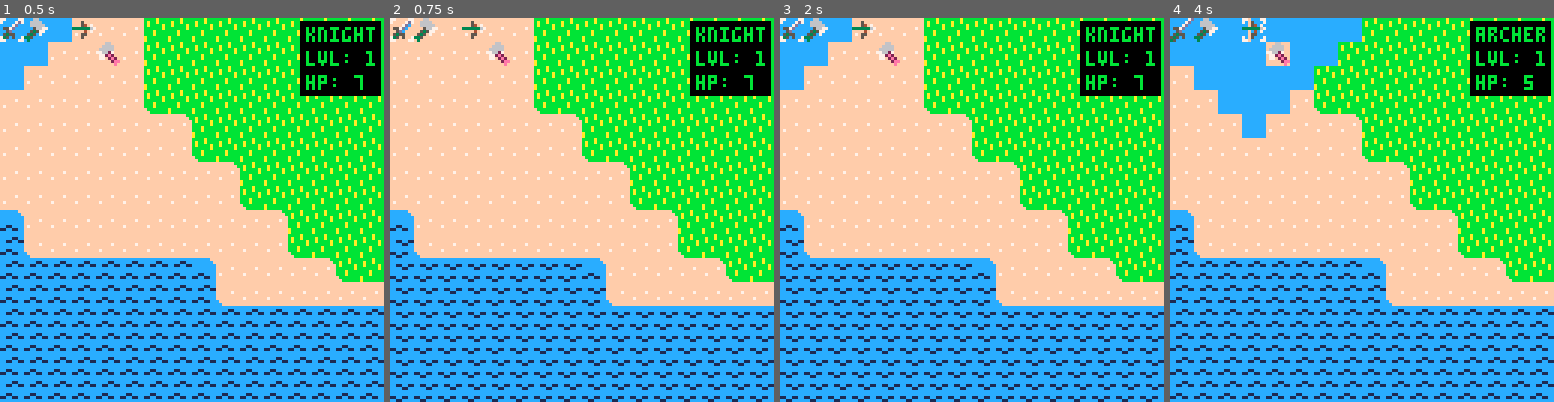
Above: before the commit, frames 1-4 (left to right).
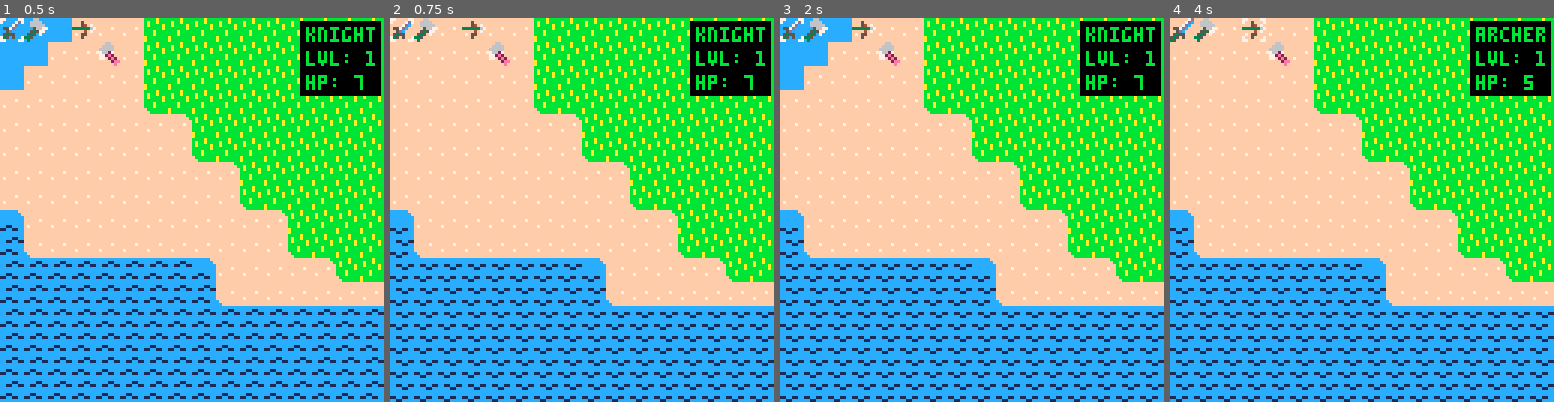
Above: after the commit, the same moments.

Repository: cstephen/PICO-8-Tactics
Game: PICO-8 cartridge tactics.p8
The game is run twice, just before and just after one commit, with the same random seed, the same clock (stepped at 60 frames per second) and the same inputs.
Inputs:
- Up to frame 1 (0.5 s): tap O (Z key) at 0.33 s
- Up to frame 2 (0.75 s): tap O (Z key) at 0.7 s
- Up to frame 3 (2 s): tap X (X key) at 1.07 s; tap O (Z key) at 1.43 s; hold Left from 1.97 s (still down)
- Up to frame 4 (4 s): tap X (X key) every 0.33 s from 2.07 to 3.73 s; tap O (Z key) at 2.22, 3.1, 3.98 s; release Left at 2.37 s; hold Down 2.42-2.82 s; hold Right 2.87-3.53 s; hold Up from 3.58 s (still down)

Frame 1 is identical in both runs. In frame 2, less than 0.1% of the frame differs, in the area x 1-54%, y 53-69%; in frame 3, less than 0.1%; in frame 4, 12%, in the area x 0-99%, y 0-100%.

Commit message:
Animate corner water map sprites.

Diff:
--- a/tactics.p8
+++ b/tactics.p8
@@ -15,7 +15,19 @@
 
 mapanimations = {
   {192, 193},
-  {198, 199}
+  {194, 195},
+  {196, 197},
+  {198, 199},
+  {200, 201},
+  {202, 203},
+  {204, 205},
+  {206, 207},
+  {208, 209},
+  {210, 211},
+  {212, 213},
+  {214, 215},
+  {216, 217},
+  {218, 219}
 }
 
 colors = {
@@ -696,165 +708,165 @@
 0000080000000000000000000000000000000800000000000000000000000000000000000000000000000000000000000000000000000000000000000000000000000000000000000000000000000000000000000000000000000000000000000000000000000000000000000000000000000000000000000000000000000000
 0000000000000000000000000000000000000000000000000000000000000000000000000000000000000000000000000000000000000000000000000000000000000000000000000000000000000000000000000000000000000000000000000000000000000000000000000000000000000000000000000000000000000000
 __map__
-c6c6c6c6c6c6c6c6c6d0d0d0d0d0d0d0d0d0d0d0d0d0d0d0d9d9d9d9d9d9d9d9d9d9d9d9d9d9d9d9d9d9d9d9d9d9d9d9d9d9d9d9d9d9d9d9d9d9d9d9d9d9d9d9d9d9d9d9d9d9d9d9d9d9d9d9d9d9d9d9d9d9d9d9d9e2e2e2e2e2e2e2e2e2e2e2e2e2e2e2e2e2e2e2e2e2e2e2e2e2e2e2e2e2e2e2e2e2e2e2e2e2e2e2e2e2e2e2
-c6c6c6c6c6c6c6c6c6d3d0d0d0d0d0d0d0d0d0d0d0d0d0d0d9d9d9d9d9d9d9d9d9d9d9d9d9d9d9d9d9d9d9d9d9d9d9d9d9d9d9d9d9d9d9d9d9d9d9d9d9d9d9d9d9d9d9d9d9d9d9d9d9d9d9d9d9d9d9d9d9d9d9d9d9e2e2e2e2e2e2e2e2e2e2e2e2e2e2e2e2e2e2e2e2e2e2e2e2e2e2e2e2e2e2e2e2e2e2e2e2e2e2e2e2e2e2e2
-c6c6c6c6c6c6c6c6c6c6cdd0d0d0d0d0d0d0d0d0d0d0d0d0d9d9d9d9d9d9d9d9d9d9d9d9d9d9d9d9d9d9d9d9d9d9d9d9d9d9d9d9d9d9d9d9d9d9d9d9d9d9d9d9d9d9d9d9d9d9d9d9d9d9d9d9d9d9d9d9d9d9d9d9d9e2e2e2e2e2e2e2e2e2e2e2e2e2e2e2e2e2e2e2e2e2e2e2e2e2e2e2e2e2e2e2e2e2e2e2e2e2e2e2e2e2e2e2
-c6c6c6c6c6c6c6c6c6c6c6d3d0d0d0d0d0d0d0d0d0d0d0d0dcd9d9d9d9d9d9d9d9d9d9d9d9d9d9d9d9d9d9d9d9d9d9d9d9d9d9d9d9d9d9d9d9d9d9d9d9d9d9d9d9d9d9d9d9d9d9d9d9d9d9d9d9d9d9d9d9d9d9d9d9e2e2e2e2e2e2e2e2e2e2e2e2e2e2e2e2e2e2e2e2e2e2e2e2e2e2e2e2e2e2e2e2e2e2e2e2e2e2e2e2e2e2e2
-c6c6c6c6c6c6c6c6c6c6c6c6cdd0d0d0d0d0d0d0d0d0d0d0d0d6d9d9d9d9d9d9d9d9d9d9d9d9d9d9d9d9d9d9d9d9d9d9d9d9d9d9d9d9d9d9d9d9d9d9d9d9d9d9d9d9d9d9d9d9d9d9d9d9d9d9d9d9d9d9d9d9d9d9d9e2e2e2e2e2e2e2e2e2e2e2e2e2e2e2e2e2e2e2e2e2e2e2e2e2e2e2e2e2e2e2e2e2e2e2e2e2e2e2e2e2e2e2
-c6c6c6c6c6c6c6c6c6c6c6c6c6d3d0d0d0d0d0d0d0d0d0d0d0d0dcd9d9d9d9d9d9d9d9d9d9d9d9d9d9d9d9d9d9d9d9d9d9d9d9d9d9d9d9d9d9d9d9d9d9d9d9d9d9d9d9d9d9d9d9d9d9d9d9d9d9d9d9d9d9d9d9d9d9e5e2e2e2e2e2e2e2e2e2e2e2e2e2e2e2e2e2e2e2e2e2e2e2e2e2e2e2e2e2e2e2e2e2e2e2e2e2e2e2e2e2e2
-c0c0c3c6c6c6c6c6c6c6c6c6c6c6c6cdd0d0d0d0d0d0d0d0d0d0d0d6d9d9d9d9d9d9d9d9d9d9d9d9d9d9d9d9d9d9d9d9d9d9d9d9d9d9d9d9d9d9d9d9d9d9d9d9d9d9d9d9d9d9d9d9d9d9d9d9d9d9d9d9d9d9d9d9d9d9dfe2e2e2e2e2e2e2e2e2e2e2e2e2e2e2e2e2e2e2e2e2e2e2e2e2e2e2e2e2e2e2e2e2e2e2e2e2e2e2e2e2
-c0c0c0cac6c6c6c6c6c6c6c6c6c6c6c6d3d0d0d0d0d0d0d0d0d0d0d0dcd9d9d9d9d9d9d9d9d9d9d9d9d9d9d9d9d9d9d9d9d9d9d9d9d9d9d9d9d9d9d9d9d9d9d9d9d9d9d9d9d9d9d9d9d9d9d9d9d9d9d9d9d9d9d9d9d9d9e5e2e2e2e2e2e2e2e2e2e2e2e2e2e2e2e2e2e2e2e2e2e2e2e2e2e2e2e2e2e2e2e2e2e2e2e2e2e2e2e2
-c0c0c0c0c0c0c0c3c6c6c6c6c6c6c6c6c6c6cdd0d0d0d0d0d0d0d0d0d0d6d9d9d9d9d9d9d9d9d9d9d9d9d9d9d9d9d9d9d9d9d9d9d9d9d9d9d9d9d9d9d9d9d9d9d9d9d9d9d9d9d9d9d9d9d9d9d9d9d9d9d9d9d9d9d9d9d9d9d9d9d9d9dfe2e2e2e2e2e2e2e2e2e2e2e2e2e2e2e2e2e2e2e2e2e2e2e2e2e2e2e2e2e2e2e2e2e2e2
-c0c0c0c0c0c0c0c0cac6c6c6c6c6c6c6c6c6c6d3d0d0d0d0d0d0d0d0d0d0dcd9d9d9d9d9d9d9d9d9d9d9d9d9d9d9d9d9d9d9d9d9d9d9d9d9d9d9d9d9d9d9d9d9d9d9d9d9d9d9d9d9d9d9d9d9d9d9d9d9d9d9d9d9d9d9d9d9d9d9d9d9d9e5e2e2e2e2e2e2e2e2e2e2e2e2e2e2e2e2e2e2e2e2e2e2e2e2e2e2e2e2e2e2e2e2e2e2
-c0c0c0c0c0c0c0c0c0c0c3c6c6c6c6c6c6c6c6c6c6c6c6c6c6c6cdd0d0d0d0d6dcd9d9d9d9d9d9d9d9d9d9d9d9d9d9d9d9d9d9d9d9d9d9d9d9d9d9d9d9d9d9d9d9d9d9d9d9d9d9d9d9d9d9d9d9d9d9d9d9d9d9d9d9d9d9d9d9d9d9d9d9d9d9d9d9d9dfe2e2e2e2e2e2e2e2e2e2e2e2e2e2e2e2e2e2e2e2e2e2e2e2e2e2e2e2e2
-c0c0c0c0c0c0c0c0c0c0c0c6c6c6c6c6c6c6c6c6c6c6c6c6c6c6c6d3d0d0d0d0d0d0d0d0d0d6dcd9d9d9d9d9d9d9d9d9d9d9d9d9d9d9d9d9d9d9d9d9d9d9d9d9d9d9d9d9d9d9d9d9d9d9d9d9d9d9d9d9d9d9d9d9d9d9d9d9d9d9d9d9d9d9d9d9d9d9d9e5e2e2e2e2e2e2e2e2e2e2e2e2e2e2e2e2e2e2e2e2e2e2e2e2e2e2e2e2
-c0c0c0c0c0c0c0c0c0c0c0cac6c6c6c6c6c6c6c6c6c6c6c6c6c6c6c6c6c6c6c6c6c6c6c6cdd3d0d0d0d0d6dcd9d9d9d9d9d9d9d9d9d9d9d9d9d9d9d9d9d9d9d9d9d9d9d9d9d9d9d9d9d9d9d9d9d9d9d9d9d9d9d9d9d9d9d9d9d9d9d9d9d9d9d9d9d9d9d9d9d9d9d9d9d9d9d9d9d9d9d9d9d9d9d9dfe5e2e2e2e2e2e2e2e2e2e2
-c0c0c0c0c0c0c0c0c0c0c0c0c0c0c3c6c6c6c6c6c6c6c6c6c6c6c6c6c6c6c6c6c6c6c6c6c6c6c6c6c6cdd3d0d6dcd9d9d9d9d9d9d9d9d9d9d9d9d9d9d9d9d9d9d9d9d9d9d9d9d9d9d9d9d9d9d9d9d9d9d9d9d9d9d9d9d9d9d9d9d9d9d9d9d9d9d9d9d9d9d9d9d9d9d9d9d9d9d9d9d9d9d9d9d9d9d9d9d9d9d9d9d9d9d9d9d9d9
-c0c0c0c0c0c0c0c0c0c0c0c0c0c0c0c6c6c6c6c6c6c6c6c6c6c6c6c6c6c6c6c6c6c6c6c6c6c6c6c6c6c6c6cdd3d0d0d6dcd9d9d9d9d9d9d9d9d9d9d9ddd5d0d0d0d0d0d0d0d0d6dcd9d9d9d9d9d9d9d9d9d9d9d9d9d9d9d9d9d9d9d9d9d9d9d9d9d9d9d9d9d9d9d9d9d9d9d9d9d9d9d9d9d9d9d9d9d9d9d9d9d9d9d9d9d9d9d9
-c0c0c0c0c0c0c0c0c0c0c0c0c0c0c0c6c6c6c6c6c6c6c6c6c6c6c6c6c6c6c6c6c6c6c6c6c6c6c6c6c6c6c6c6c6c6cdd3d0d0d0d0d0d0d0e7e7e7e7d0d0d4ccc6c6c6c6c6c6cdd3d0d0d0d6dcd9d9d9d9d9d9d9d9d9d9d9d9d9d9d9d9d9d9d9d9d9d9d9d9d9d9d9d9d9d9d9d9d9d9d9d9d9d9d9d9d9d9d9d9d9d9d9d9d9d9d9d9
-c0c0c0c0c0c0c0c0c0c0c0c0c0c0c5c6c6c6c6c6c6c6c6c6c6c6c6c6c6c6c6c6c6c6c6c6c6c6c6c6c6c6c6c6c6c6c6c6c6c6c6c6c6c6c6e7e7e7e7c6c6c6c6c6c6c6c6c6c6c6c6c6c6cdd3d0d6dcd9d9d9d9d9d9d9d9d9d9d9d9d9d9d9d9d9d9d9d9d9d9d9d9d9e8e8e8e8d9d9d9d9d9d9d9d9d9d9d9d9d9d9d9e8e8e8e8d9d9
-c0c0c0c0c0c0c0c0c0c0c0c0c0c8c6c6c6c6c6c6c6c6c6c6c6c6c6c6c6c6c6c6c6c6c6c6c6c6c6c6c6c6c6c6c6c6c6c6c6c6c6c6c6c6c6e7e7e7e7c6c6c6c6c6c6c6c6c6c6c6c6c6c6c6c6cdd3d0d0d0d6dcd9d9d9d9d9d9d9d9d9d9d9d9d9d9d9d9d9d9d9d9d9e8e7e7e8d9d9d9e8e8e8d9d9d9e8e8e8d9d9d9e8e7e7e8d9d9
-c0c0c0c0c0c0c0c0c0c0c0c0c5c6c6c6c6c6c6c6c6c6c6c6c6c6c6c6c6c6c6c6c6c6c6c6c6c6c6c6c6c6c6c6c6c6c6c6c6c6c6c6c6c6c6e7e7e7e7c6c6c6c6c6c6c6c6c6c6c6c6c6c6c6c6c6c6c6c6cdd0d0d6d9d9d9d9d9d9d9d9d9d9d9d9d9d9d9d9d9d9d9d9e8e7e7e8e8e8e8e8e7e8e8e8e8e8e7e8e8e8e8e8e7e7e8d9d9
-c0c0c0c0c0c0c0c0c0c8c6c6c6c6c6c6c6c6c6c6c6c6c6c6c6c6c6c6c6c6c6c6c6c6c6c6c6c6c6c6c6c6c6c6c6c6c6c6c6c6c6c6c6c6c6e7e7e7e7c6c6c6c6c6c6c6c6c6c6c6c6c6c6c6c6c6c6c6c6cfd0d0d8d9d9d9d9d9d9d9d9d9d9d9d9d9d9d9d9d9d9d9d9e8e8e7e7e8e7e7e8e7e7e7e7e7e7e7e7e7e7e7e7e7e8e8d9d9
-c0c0c0c0c0c0c0c0c5c6c6c6c6c6c6c6c6c6c6c6c6c6c6cfd1d0d0d0d0d0d0d0d0d0d0d0d0d0d0d0d0d2cec6c6c6c6c6c6c6c6c6c6c6c6e7e7e7e7c6c6c6c6c6c6c6c6c6c6c6c6c6c6c6c6c6cfd1d0d0d8dad9d9d9d9d9d9d9d9d9d9d9d9d9d9d9d9d9d9d9d9d9d9e8e7e7e8e7e7e8e7e7e7e7e7e7e7e7e7e7e7e7e7e8d9d9d9
-c0c0c0c0c0c8c6c6c6c6c6c6c6c6c6c6c6c6c6c6c6d1d0d0d0d0d0d0d0d0d0d0d0d0d0d0d0d0d0d0d0d0d0d0d0d0d0d2cec6c6c6c6c6c6e7e7e7e7c6c6c6c6c6c6c6c6c6c6c6c6c6c6cfd1d0d0d8dad9d9d9d9d9d9d9d9d9d9d9d9d9d9d9d9d9d9d9d9d9d9d9d9d9e8e7e7e8e7e7e8e7e7e7e7e7e7e7e7e7e7e7e7e7e8d9d9d9
-c0c0c0c0c5c6c6c6c6c6c6c6c6c6c6c6c6c6c6c6cfd0d0d0d0d0d0d0d0d0d0d0d0d0d0d0d0d0d0d0d0d0d0d0d0dadbd7d0d0d0d0d0d0d0e7e7e7e7c6c6c6c6c6c6c6c6cfd1d0d0d0d0d0d8dad9d9d9d9d9d9d9d9d9d9d9d9d9d9d9d9d9d9d9d9d9d9d9d9d9d9d9d9e7e7e7e7e7e7e7e7e7e7e7e7e7e7e7e7e7e7e7e7e8d9d9d9
-c0c0c8c6c6c6c6c6c6c6c6c6c6c6c6c6c6c6d1d0d0d0d0d0d0d0d0d0d0d0d0d0d0d0d0d0d0d0d0d0d0d0d0d0d8d9d9d9d9d9d9d9d9d9d9e7e7e7e7d0d0d0d0d0d0d0d0d0d8dad9d9d9d9d9d9d9d9d9d9d9d9d9d9d9d9d9d9d9d9d9d9d9d9d9d9d9d9d9d9d9d9d9d9e7e7e7e7e7e7e7e7e7e7e7e7e7e7e7e7e7e7e7e7e8d9d9d9
-c0c5c6c6c6c6c6c6c6c6c6c6c6c6c6c6c6cfd0d0d0d0d0d0d0d0d0d0d0d0d0d0d0d0d0d0d0d0d0d0d0d0dad9d9d9d9d9d9d9d9d9d9d9d9d9d9d9d9d9d9d9d9d9d9d9d9d9d9d9d9d9d9d9d9d9d9d9d9d9d9d9d9d9d9d9d9d9d9d9d9d9d9d9d9d9d9d9d9d9d9d9d9d9e8e7e7e8e7e7e8e7e7e7e7e7e7e7e7e7e7e7e7e7e8d9d9d9
-c6c6c6c6c6c6c6c6c6c6c6c6c6c6c6d1d0d0d0d0d0d0d0d0d0d0d0d0d0d0d0d0d0d0d0d0d0d0d0d0d0d8d9d9d9d9d9d9d9d9d9d9d9d9d9d9d9d9d9d9d9d9d9d9d9d9d9d9d9d9d9d9d9d9d9d9d9d9d9d9d9d9d9d9d9d9d9d9d9d9d9d9d9d9d9d9d9d9d9d9d9d9d9d9e8e7e7e8e7e7e8e7e7e7e7e7e7e7e7e7e7e7e7e7e8d9d9d9
-c6c6c6c6c6c6c6c6c6c6c6c6c6c6cfd0d0d0d0d0d0d0d0d0d0d0d0d0d0d0d0d0d0d0d0d0d0d0d0d0dad9d9d9d9d9d9d9d9d9d9d9d9d9d9d9d9d9d9d9d9d9d9d9d9d9d9d9d9d9d9d9d9d9d9d9d9d9d9d9d9d9d9d9d9d9d9d9d9d9d9d9d9d9d9d9d9d9d9d9d9d9d9e8e8e7e7e8e7e7e8e7e7e7e7e7e7e7e7e7e7e7e7e7e8e8d9d9
-c6c6c6c6c6c6c6c6c6c6c6cfd1d0d0d0d0d0d0d0d0d0d0d0d0d0d0d0d0d0d0d0d0d0d0d0d0d0d0d8d9d9d9d9d9d9d9d9d9d9d9d9d9d9d9d9d9d9d9d9d9d9d9d9d9d9d9d9d9d9d9d9d9d9d9d9d9d9d9d9d9d9d9d9d9d9d9d9d9d9d9d9d9d9d9d9d9d9d9d9d9d9d9e8e7e7e8e8e8e8e8e7e8e8e8e8e8e7e8e8e8e8e8e7e7e8d9d9
-c6c6c6c6c6c6c6c6c6d1d0d0d0d0d0d0d0d0d0d0d0d0d0d0d0d0d0d0d0d0d0d0d0d0d0d0d0dad9d9d9d9d9d9d9d9d9d9d9d9d9d9d9d9d9d9d9d9d9d9d9d9d9d9d9d9d9d9d9d9d9d9d9d9d9d9d9d9d9d9d9d9d9d9d9d9d9d9d9d9d9d9d9d9d9d9d9d9d9d9d9d9d9e8e7e7e8d9d9d9e8e8e8d9d9d9e8e8e8d9d9d9e8e7e7e8d9d9
-c6c6c6c6c6c6c6c6cfd0d0d0d0d0d0d0d0d0d0d0d0d0d0d0d0d0d0d0d0d0d0d0d0d0d0d0d8d9d9d9d9d9d9d9d9d9d9d9d9d9d9d9d9d9d9d9d9d9d9d9d9d9d9d9d9d9d9d9d9d9d9d9d9d9d9d9d9d9d9d9d9d9d9d9d9d9d9d9d9d9d9d9d9d9d9d9d9d9d9d9d9d9d9e8e8e8e8d9d9d9d9d9d9d9d9d9d9d9d9d9d9d9e8e8e8e8d9d9
-c6c6c6c6c6c6d1d0d0d0d0d0d0d0d0d0d0d0d0d0d0d0d0d0d0d0d0d0d0d0d0d0d0d0dad9d9d9d9d9d9d9d9d9d9d9d9d9d9d9d9d9d9d9d9d9d9d9d9d9d9d9d9d9d9d9d9d9d9d9d9d9d9d9d9d9d9d9d9d9d9d9d9d9d9d9d9d9d9d9d9d9d9d9d9d9d9d9d9d9d9d9d9d9d9d9d9d9d9d9d9d9d9d9d9d9d9d9d9d9d9d9d9d9d9d9d9d9
-c6c6c6c6c6c6d0d0d0d0d0d0d0d0d0d0d0d0d0d0d0d0d0d0d0d0d0d0d0d0d0d0d0d0d9d9d9d9d9d9d9d9d9d9d9d9d9d9d9d9d9d9d9d9d9d9d9d9d9d9d9d9d9d9d9d9d9d9d9d9d9d9d9d9d9d9d9d9d9d9d9d9d9d9d9d9d9d9d9d9d9d9d9d9d9d9d9d9d9d9d9d9d9d9d9d9d9d9d9d9d9d9d9d9d9d9d9d9d9d9d9d9d9d9d9d9d9d9
-…(130 lines of a section not shown)…
+cacacacacacacacacadcdcdcdcdcdcdcdcdcdcdcdcdcdcdce5e5e5e5e5e5e5e5e5e5e5e5e5e5e5e5e5e5e5e5e5e5e5e5e5e5e5e5e5e5e5e5e5e5e5e5e5e5e5e5e5e5e5e5e5e5e5e5e5e5e5e5e5e5e5e5e5e5e5e5e5eeeeeeeeeeeeeeeeeeeeeeeeeeeeeeeeeeeeeeeeeeeeeeeeeeeeeeeeeeeeeeeeeeeeeeeeeeeeeeeeeeeeee
+cacacacacacacacacadfdcdcdcdcdcdcdcdcdcdcdcdcdcdce5e5e5e5e5e5e5e5e5e5e5e5e5e5e5e5e5e5e5e5e5e5e5e5e5e5e5e5e5e5e5e5e5e5e5e5e5e5e5e5e5e5e5e5e5e5e5e5e5e5e5e5e5e5e5e5e5e5e5e5e5eeeeeeeeeeeeeeeeeeeeeeeeeeeeeeeeeeeeeeeeeeeeeeeeeeeeeeeeeeeeeeeeeeeeeeeeeeeeeeeeeeeeee
+cacacacacacacacacacad6dcdcdcdcdcdcdcdcdcdcdcdcdce5e5e5e5e5e5e5e5e5e5e5e5e5e5e5e5e5e5e5e5e5e5e5e5e5e5e5e5e5e5e5e5e5e5e5e5e5e5e5e5e5e5e5e5e5e5e5e5e5e5e5e5e5e5e5e5e5e5e5e5e5eeeeeeeeeeeeeeeeeeeeeeeeeeeeeeeeeeeeeeeeeeeeeeeeeeeeeeeeeeeeeeeeeeeeeeeeeeeeeeeeeeeeee
+cacacacacacacacacacacadfdcdcdcdcdcdcdcdcdcdcdcdce8e5e5e5e5e5e5e5e5e5e5e5e5e5e5e5e5e5e5e5e5e5e5e5e5e5e5e5e5e5e5e5e5e5e5e5e5e5e5e5e5e5e5e5e5e5e5e5e5e5e5e5e5e5e5e5e5e5e5e5e5eeeeeeeeeeeeeeeeeeeeeeeeeeeeeeeeeeeeeeeeeeeeeeeeeeeeeeeeeeeeeeeeeeeeeeeeeeeeeeeeeeeeee
+cacacacacacacacacacacacad6dcdcdcdcdcdcdcdcdcdcdcdce2e5e5e5e5e5e5e5e5e5e5e5e5e5e5e5e5e5e5e5e5e5e5e5e5e5e5e5e5e5e5e5e5e5e5e5e5e5e5e5e5e5e5e5e5e5e5e5e5e5e5e5e5e5e5e5e5e5e5e5eeeeeeeeeeeeeeeeeeeeeeeeeeeeeeeeeeeeeeeeeeeeeeeeeeeeeeeeeeeeeeeeeeeeeeeeeeeeeeeeeeeeee
+cacacacacacacacacacacacacadfdcdcdcdcdcdcdcdcdcdcdcdce8e5e5e5e5e5e5e5e5e5e5e5e5e5e5e5e5e5e5e5e5e5e5e5e5e5e5e5e5e5e5e5e5e5e5e5e5e5e5e5e5e5e5e5e5e5e5e5e5e5e5e5e5e5e5e5e5e5e5f1eeeeeeeeeeeeeeeeeeeeeeeeeeeeeeeeeeeeeeeeeeeeeeeeeeeeeeeeeeeeeeeeeeeeeeeeeeeeeeeeeeee
+c0c0c4cacacacacacacacacacacacad6dcdcdcdcdcdcdcdcdcdcdce2e5e5e5e5e5e5e5e5e5e5e5e5e5e5e5e5e5e5e5e5e5e5e5e5e5e5e5e5e5e5e5e5e5e5e5e5e5e5e5e5e5e5e5e5e5e5e5e5e5e5e5e5e5e5e5e5e5e5ebeeeeeeeeeeeeeeeeeeeeeeeeeeeeeeeeeeeeeeeeeeeeeeeeeeeeeeeeeeeeeeeeeeeeeeeeeeeeeeeeee
+c0c0c0d0cacacacacacacacacacacacadfdcdcdcdcdcdcdcdcdcdcdce8e5e5e5e5e5e5e5e5e5e5e5e5e5e5e5e5e5e5e5e5e5e5e5e5e5e5e5e5e5e5e5e5e5e5e5e5e5e5e5e5e5e5e5e5e5e5e5e5e5e5e5e5e5e5e5e5e5e5f1eeeeeeeeeeeeeeeeeeeeeeeeeeeeeeeeeeeeeeeeeeeeeeeeeeeeeeeeeeeeeeeeeeeeeeeeeeeeeeee
+c0c0c0c0c0c0c0c4cacacacacacacacacacad6dcdcdcdcdcdcdcdcdcdce2e5e5e5e5e5e5e5e5e5e5e5e5e5e5e5e5e5e5e5e5e5e5e5e5e5e5e5e5e5e5e5e5e5e5e5e5e5e5e5e5e5e5e5e5e5e5e5e5e5e5e5e5e5e5e5e5e5e5e5e5e5e5ebeeeeeeeeeeeeeeeeeeeeeeeeeeeeeeeeeeeeeeeeeeeeeeeeeeeeeeeeeeeeeeeeeeeeee
+c0c0c0c0c0c0c0c0d0cacacacacacacacacacadfdcdcdcdcdcdcdcdcdcdce8e5e5e5e5e5e5e5e5e5e5e5e5e5e5e5e5e5e5e5e5e5e5e5e5e5e5e5e5e5e5e5e5e5e5e5e5e5e5e5e5e5e5e5e5e5e5e5e5e5e5e5e5e5e5e5e5e5e5e5e5e5e5f1eeeeeeeeeeeeeeeeeeeeeeeeeeeeeeeeeeeeeeeeeeeeeeeeeeeeeeeeeeeeeeeeeeee
+c0c0c0c0c0c0c0c0c0c0c4cacacacacacacacacacacacacacacad6dcdcdcdce2e8e5e5e5e5e5e5e5e5e5e5e5e5e5e5e5e5e5e5e5e5e5e5e5e5e5e5e5e5e5e5e5e5e5e5e5e5e5e5e5e5e5e5e5e5e5e5e5e5e5e5e5e5e5e5e5e5e5e5e5e5e5e5e5e5e5ebeeeeeeeeeeeeeeeeeeeeeeeeeeeeeeeeeeeeeeeeeeeeeeeeeeeeeeeeee
+c0c0c0c0c0c0c0c0c0c0c0cacacacacacacacacacacacacacacacadfdcdcdcdcdcdcdcdcdce2e8e5e5e5e5e5e5e5e5e5e5e5e5e5e5e5e5e5e5e5e5e5e5e5e5e5e5e5e5e5e5e5e5e5e5e5e5e5e5e5e5e5e5e5e5e5e5e5e5e5e5e5e5e5e5e5e5e5e5e5e5f1eeeeeeeeeeeeeeeeeeeeeeeeeeeeeeeeeeeeeeeeeeeeeeeeeeeeeeee
+c0c0c0c0c0c0c0c0c0c0c0d0cacacacacacacacacacacacacacacacacacacacacacacacad6dfdcdcdcdce2e8e5e5e5e5e5e5e5e5e5e5e5e5e5e5e5e5e5e5e5e5e5e5e5e5e5e5e5e5e5e5e5e5e5e5e5e5e5e5e5e5e5e5e5e5e5e5e5e5e5e5e5e5e5e5e5e5e5e5e5e5e5e5e5e5e5e5e5e5e5e5e5e5ebf1eeeeeeeeeeeeeeeeeeee
+c0c0c0c0c0c0c0c0c0c0c0c0c0c0c4cacacacacacacacacacacacacacacacacacacacacacacacacacad6dfdce2e8e5e5e5e5e5e5e5e5e5e5e5e5e5e5e5e5e5e5e5e5e5e5e5e5e5e5e5e5e5e5e5e5e5e5e5e5e5e5e5e5e5e5e5e5e5e5e5e5e5e5e5e5e5e5e5e5e5e5e5e5e5e5e5e5e5e5e5e5e5e5e5e5e5e5e5e5e5e5e5e5e5e5
+c0c0c0c0c0c0c0c0c0c0c0c0c0c0c0cacacacacacacacacacacacacacacacacacacacacacacacacacacacad6dfdcdce2e8e5e5e5e5e5e5e5e5e5e5e5e9e1dcdcdcdcdcdcdcdce2e8e5e5e5e5e5e5e5e5e5e5e5e5e5e5e5e5e5e5e5e5e5e5e5e5e5e5e5e5e5e5e5e5e5e5e5e5e5e5e5e5e5e5e5e5e5e5e5e5e5e5e5e5e5e5e5e5
+c0c0c0c0c0c0c0c0c0c0c0c0c0c0c0cacacacacacacacacacacacacacacacacacacacacacacacacacacacacacacad6dfdcdcdcdcdcdcdcf3f3f3f3dcdce0d4cacacacacacad6dfdcdcdce2e8e5e5e5e5e5e5e5e5e5e5e5e5e5e5e5e5e5e5e5e5e5e5e5e5e5e5e5e5e5e5e5e5e5e5e5e5e5e5e5e5e5e5e5e5e5e5e5e5e5e5e5e5
+c0c0c0c0c0c0c0c0c0c0c0c0c0c0c8cacacacacacacacacacacacacacacacacacacacacacacacacacacacacacacacacacacacacacacacaf3f3f3f3cacacacacacacacacacacacacacad6dfdce2e8e5e5e5e5e5e5e5e5e5e5e5e5e5e5e5e5e5e5e5e5e5e5e5e5e5f4f4f4f4e5e5e5e5e5e5e5e5e5e5e5e5e5e5e5f4f4f4f4e5e5
+c0c0c0c0c0c0c0c0c0c0c0c0c0cccacacacacacacacacacacacacacacacacacacacacacacacacacacacacacacacacacacacacacacacacaf3f3f3f3cacacacacacacacacacacacacacacacad6dfdcdce2e8e5e5e5e5e5e5e5e5e5e5e5e5e5e5e5e5e5e5e5e5e5e5f4f3f3f4e5e5e5f4f4f4e5e5e5f4f4f4e5e5e5f4f3f3f4e5e5
+c0c0c0c0c0c0c0c0c0c0c0c0c8cacacacacacacacacacacacacacacacacacacacacacacacacacacacacacacacacacacacacacacacacacaf3f3f3f3cacacacacacacacacacacacacacacacacacacad6dcdcdce2e5e5e5e5e5e5e5e5e5e5e5e5e5e5e5e5e5e5e5e5f4f3f3f4f4f4f4f4f3f4f4f4f4f4f3f4f4f4f4f4f3f3f4e5e5
+c0c0c0c0c0c0c0c0c0cccacacacacacacacacacacacacacacacacacacacacacacacacacacacacacacacacacacacacacacacacacacacacaf3f3f3f3cacacacacacacacacacacacacacacacacacacadadcdcdce4e5e5e5e5e5e5e5e5e5e5e5e5e5e5e5e5e5e5e5e5f4f4f3f3f4f3f3f4f3f3f3f3f3f3f3f3f3f3f3f3f3f4f4e5e5
+c0c0c0c0c0c0c0c0c8cacacacacacacacacacacacacacadadddcdcdcdcdcdcdcdcdcdcdcdcdcdcdcdcded8cacacacacacacacacacacacaf3f3f3f3cacacacacacacacacacacacacacacacadadddcdce4e6e5e5e5e5e5e5e5e5e5e5e5e5e5e5e5e5e5e5e5e5e5e5e5f4f3f3f4f3f3f4f3f3f3f3f3f3f3f3f3f3f3f3f3f4e5e5e5
+c0c0c0c0c0cccacacacacacacacacacacacacacacadddcdcdcdcdcdcdcdcdcdcdcdcdcdcdcdcdcdcdcdcdcdcdcdcdcded8cacacacacacaf3f3f3f3cacacacacacacacacacacacacadadddcdce4e6e5e5e5e5e5e5e5e5e5e5e5e5e5e5e5e5e5e5e5e5e5e5e5e5e5e5f4f3f3f4f3f3f4f3f3f3f3f3f3f3f3f3f3f3f3f3f4e5e5e5
+c0c0c0c0c8cacacacacacacacacacacacacacacadadcdcdcdcdcdcdcdcdcdcdcdcdcdcdcdcdcdcdcdcdcdcdcdce6e7e3dcdcdcdcdcdcdcf3f3f3f3cacacacacacacacadadddcdcdcdce4e6e5e5e5e5e5e5e5e5e5e5e5e5e5e5e5e5e5e5e5e5e5e5e5e5e5e5e5e5e5f3f3f3f3f3f3f3f3f3f3f3f3f3f3f3f3f3f3f3f3f4e5e5e5
+c0c0cccacacacacacacacacacacacacacacadddcdcdcdcdcdcdcdcdcdcdcdcdcdcdcdcdcdcdcdcdcdcdcdcdce4e5e5e5e5e5e5e5e5e5e5f3f3f3f3dcdcdcdcdcdcdcdcdce4e6e5e5e5e5e5e5e5e5e5e5e5e5e5e5e5e5e5e5e5e5e5e5e5e5e5e5e5e5e5e5e5e5e5e5f3f3f3f3f3f3f3f3f3f3f3f3f3f3f3f3f3f3f3f3f4e5e5e5
+c0c8cacacacacacacacacacacacacacacadadcdcdcdcdcdcdcdcdcdcdcdcdcdcdcdcdcdcdcdcdcdcdcdce6e5e5e5e5e5e5e5e5e5e5e5e5e5e5e5e5e5e5e5e5e5e5e5e5e5e5e5e5e5e5e5e5e5e5e5e5e5e5e5e5e5e5e5e5e5e5e5e5e5e5e5e5e5e5e5e5e5e5e5e5e5f4f3f3f4f3f3f4f3f3f3f3f3f3f3f3f3f3f3f3f3f4e5e5e5
+cacacacacacacacacacacacacacacadddcdcdcdcdcdcdcdcdcdcdcdcdcdcdcdcdcdcdcdcdcdcdcdcdce4e5e5e5e5e5e5e5e5e5e5e5e5e5e5e5e5e5e5e5e5e5e5e5e5e5e5e5e5e5e5e5e5e5e5e5e5e5e5e5e5e5e5e5e5e5e5e5e5e5e5e5e5e5e5e5e5e5e5e5e5e5e5f4f3f3f4f3f3f4f3f3f3f3f3f3f3f3f3f3f3f3f3f4e5e5e5
+cacacacacacacacacacacacacacadadcdcdcdcdcdcdcdcdcdcdcdcdcdcdcdcdcdcdcdcdcdcdcdcdce6e5e5e5e5e5e5e5e5e5e5e5e5e5e5e5e5e5e5e5e5e5e5e5e5e5e5e5e5e5e5e5e5e5e5e5e5e5e5e5e5e5e5e5e5e5e5e5e5e5e5e5e5e5e5e5e5e5e5e5e5e5e5f4f4f3f3f4f3f3f4f3f3f3f3f3f3f3f3f3f3f3f3f3f4f4e5e5
+cacacacacacacacacacacadadddcdcdcdcdcdcdcdcdcdcdcdcdcdcdcdcdcdcdcdcdcdcdcdcdcdce4e5e5e5e5e5e5e5e5e5e5e5e5e5e5e5e5e5e5e5e5e5e5e5e5e5e5e5e5e5e5e5e5e5e5e5e5e5e5e5e5e5e5e5e5e5e5e5e5e5e5e5e5e5e5e5e5e5e5e5e5e5e5e5f4f3f3f4f4f4f4f4f3f4f4f4f4f4f3f4f4f4f4f4f3f3f4e5e5
+cacacacacacacacacadddcdcdcdcdcdcdcdcdcdcdcdcdcdcdcdcdcdcdcdcdcdcdcdcdcdcdce6e5e5e5e5e5e5e5e5e5e5e5e5e5e5e5e5e5e5e5e5e5e5e5e5e5e5e5e5e5e5e5e5e5e5e5e5e5e5e5e5e5e5e5e5e5e5e5e5e5e5e5e5e5e5e5e5e5e5e5e5e5e5e5e5e5f4f3f3f4e5e5e5f4f4f4e5e5e5f4f4f4e5e5e5f4f3f3f4e5e5
+cacacacacacacacadadcdcdcdcdcdcdcdcdcdcdcdcdcdcdcdcdcdcdcdcdcdcdcdcdcdcdce4e5e5e5e5e5e5e5e5e5e5e5e5e5e5e5e5e5e5e5e5e5e5e5e5e5e5e5e5e5e5e5e5e5e5e5e5e5e5e5e5e5e5e5e5e5e5e5e5e5e5e5e5e5e5e5e5e5e5e5e5e5e5e5e5e5e5f4f4f4f4e5e5e5e5e5e5e5e5e5e5e5e5e5e5e5f4f4f4f4e5e5
+cacacacacacadddcdcdcdcdcdcdcdcdcdcdcdcdcdcdcdcdcdcdcdcdcdcdcdcdcdcdce6e5e5e5e5e5e5e5e5e5e5e5e5e5e5e5e5e5e5e5e5e5e5e5e5e5e5e5e5e5e5e5e5e5e5e5e5e5e5e5e5e5e5e5e5e5e5e5e5e5e5e5e5e5e5e5e5e5e5e5e5e5e5e5e5e5e5e5e5e5e5e5e5e5e5e5e5e5e5e5e5e5e5e5e5e5e5e5e5e5e5e5e5e5
+cacacacacacadcdcdcdcdcdcdcdcdcdcdcdcdcdcdcdcdcdcdcdcdcdcdcdcdcdcdcdce5e5e5e5e5e5e5e5e5e5e5e5e5e5e5e5e5e5e5e5e5e5e5e5e5e5e5e5e5e5e5e5e5e5e5e5e5e5e5e5e5e5e5e5e5e5e5e5e5e5e5e5e5e5e5e5e5e5e5e5e5e5e5e5e5e5e5e5e5e5e5e5e5e5e5e5e5e5e5e5e5e5e5e5e5e5e5e5e5e5e5e5e5e5
+…(130 lines of a section not shown)…
Not shown, changed: 32 lines of the sprite sheet (__gfx__) section of tactics.p8
